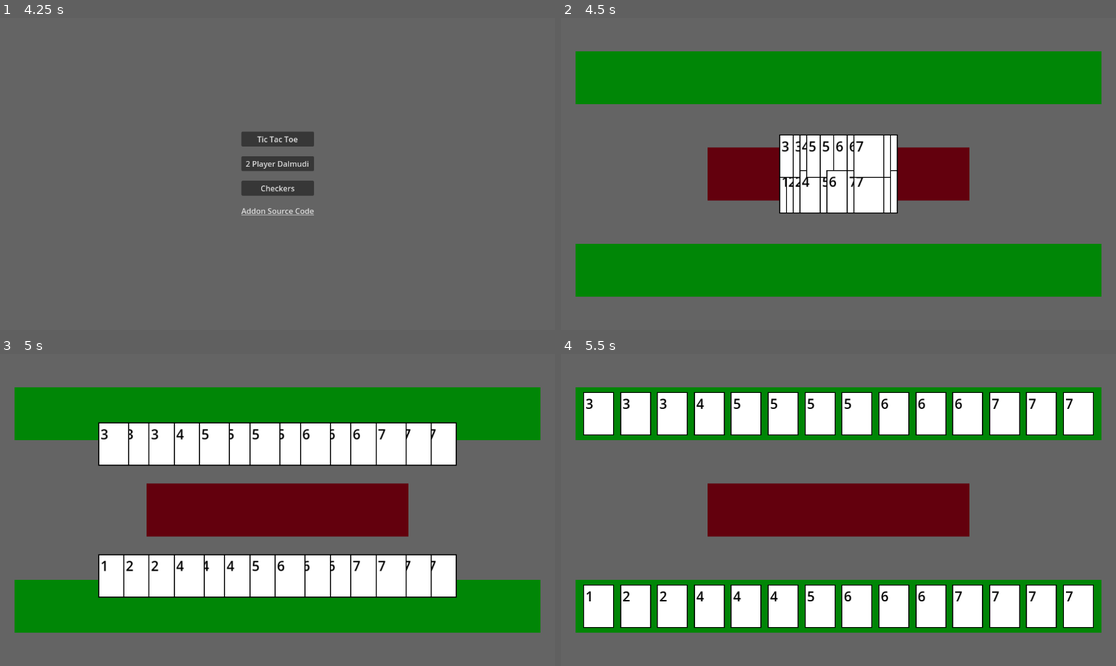
Above: before the commit, frames 1-4 (two rows, left to right).
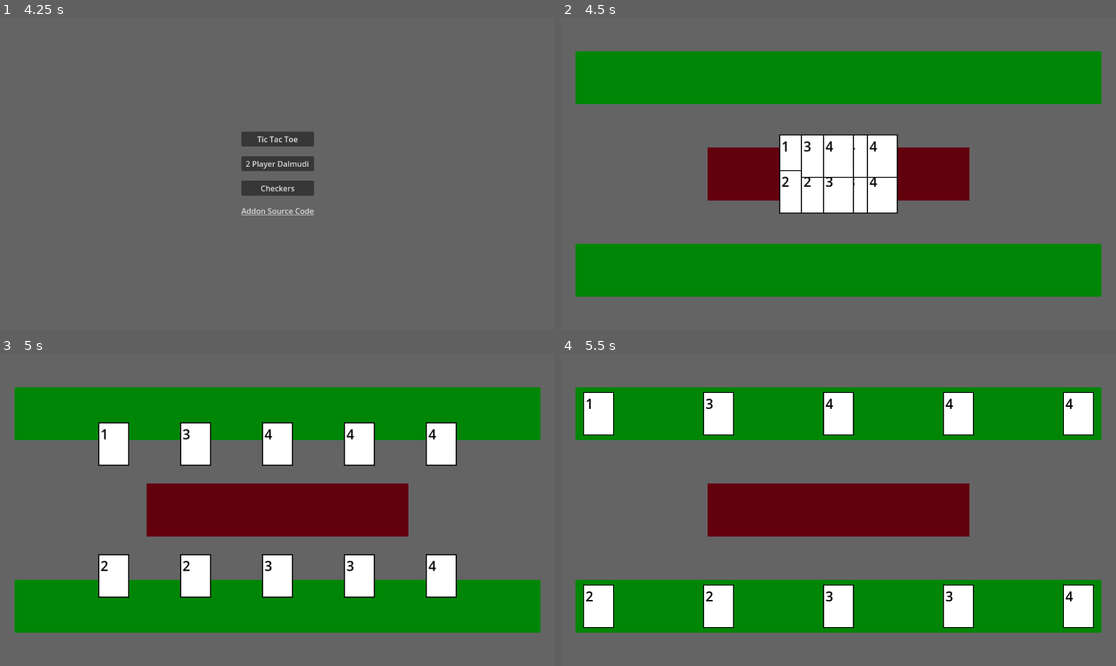
Above: after the commit, the same moments.

Repository: Habidakus/min-max-godot-addon
Game: Godot game, scene res://Scenes/main.tscn
The game is run twice, just before and just after one commit, with the same random seed, the same clock (stepped at 60 frames per second) and the same inputs.
Inputs (mouse positions are in pixels of both pictures, inside the frame that each line leads up to):
- Up to frame 1 (4.25 s): tap Enter at 0.5, 1.25, 2 s; move the mouse to (399, 158) at 0.52 s; click (399, 158) at 0.67 s; move the mouse to (166, 189) at 1.27 s; click (166, 189) at 1.42 s; move the mouse to (333, 105) at 2.02 s; click (333, 105) at 2.17 s; click "Tic Tac Toe" at 2.75 s; tap Space at 3.5 s; move the mouse to (249, 236) at 3.52 s; click (249, 236) at 3.67 s
- Up to frame 2 (4.5 s): click "2 Player Dalmudi" at 4.25 s
- Up to frame 3 (5 s): no input
- Up to frame 4 (5.5 s): move the mouse to (1005, 556) at 5.02 s; click (1005, 556) at 5.17 s

Frame 1 is identical in both runs. In frame 2, 1.2% of the frame differs, in the area x 39-61%, y 37-63%; in frame 3, 11%; in frame 4, 17%, in the area x 4-93%, y 12-88%.

Commit message:
Debugging seed added for dalmudi

Diff:
--- a/Scripts/StateMachineState_Dalmudi.gd
+++ b/Scripts/StateMachineState_Dalmudi.gd
@@ -13,7 +13,9 @@
 var current_rank : int = -1
 var current_count : int = -1
 
+const max_rank : int = 4
 const side_border : int = 48
+const initial_seed : int = 1
 
 var card_scene : Resource = preload("res://Scenes/card.tscn")
 
@@ -29,7 +31,7 @@
 	assert(continue_label)
 	continue_label.hide()
 	cards.clear()
-	for rank in range(1, 8):
+	for rank in range(1, max_rank + 1):
 		for c in range(1, rank+1):
 			var card : Card = card_scene.instantiate()
 			card.set_rank(rank)
@@ -187,7 +189,10 @@
 	game_state = get_current_game_state()
 	game_state.player_1_turn = true
 	if !game_state.get_moves().is_empty():
-		pending_ai_move = calc.get_best_action(game_state)
+		var debug : MMCDebug = MMCDebug.new()
+		pending_ai_move = calc.get_best_action(game_state, 4, debug)
+		debug.dump(game_state)
+		pass
 
 func _process(_delta: float) -> void:
 	cards_moving = false
@@ -229,7 +234,10 @@
 	ended = false
 	pending_ai_move = null
 	var rnd : RandomNumberGenerator = RandomNumberGenerator.new()
-	rnd.seed = int(Time.get_unix_time_from_system())
+	if initial_seed == -1:
+		rnd.seed = int(Time.get_unix_time_from_system())
+	else:
+		rnd.seed = initial_seed
 	for card : Card in cards:
 		var color_rect : ColorRect = card.get_child(0) as ColorRect
 		color_rect.color = Color.BLACK
